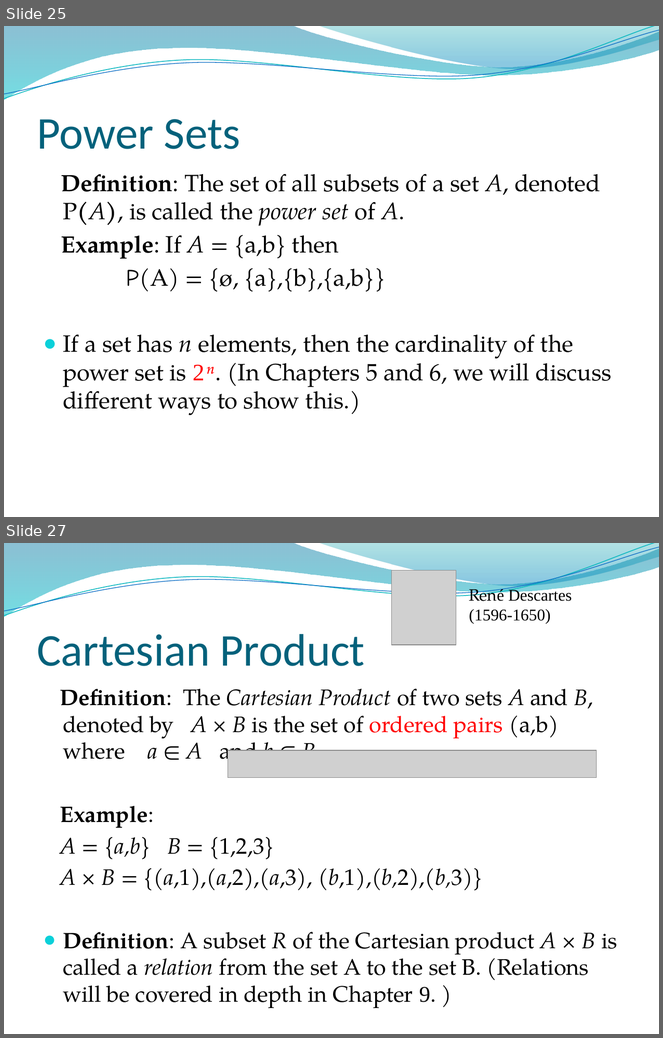
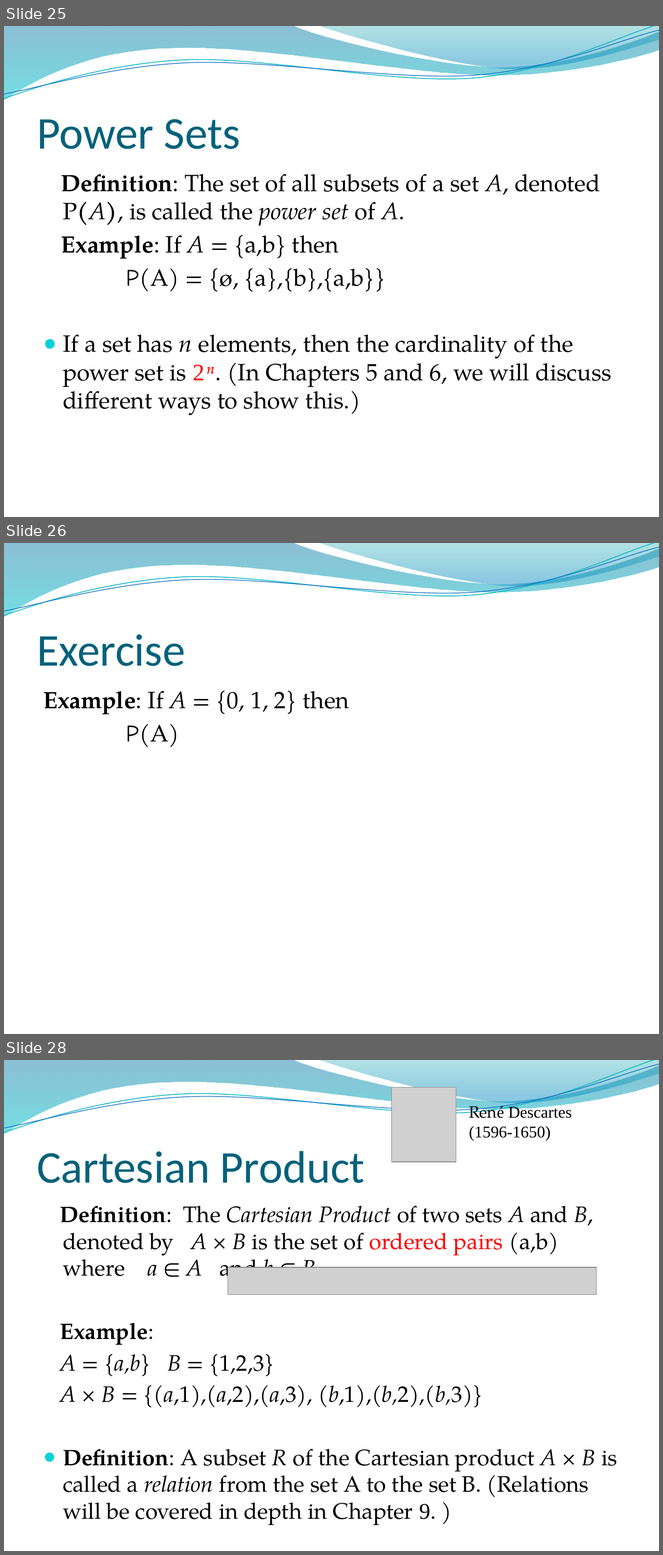
Before and after one commit to lin-chen-GA/lin-chen-GA.github.io, a slide deck: cs2620/slides/cs2620_notes2.pptx. Shown one above the other, each under a label of ours: slides 25 and 27 before the commit, slides 25, 26 and 28 after it; the slides between them are not shown. The pictures are 663x1038 and 663x1555 pixels, drawn with LibreOffice and Linux fonts; fonts in the diff are those of the drawing; grey boxes stand for pictures; background and template pictures are left out. Boxes give left, top, right and bottom in pixels: in the first picture for what was removed or moved away, otherwise in the second. Text is boxed around its words. In the diff, an @@ line names an element or a change of style, - is before the commit and + after.

```diff
--- a/cs2620/slides/cs2620_notes2.pptx
+++ b/cs2620/slides/cs2620_notes2.pptx
@@ slide 26 added at (4,543,659,1034), background picture (left out); not listed: 4 template elements that a slide beside it also shows @@
@@ title added at (37,635,185,666), 50 pt, text #04617B @@
+Exercise
@@ text added at (43,691,349,747), 26 pt, text #000000 @@
+Example: If A = {0, 1, 2} then
+P(A)
@@ what was slide 27 is now slide 28 @@
```
Also in this commit, not shown: 3 slides changed, 4 other slides added, 2 other files.
